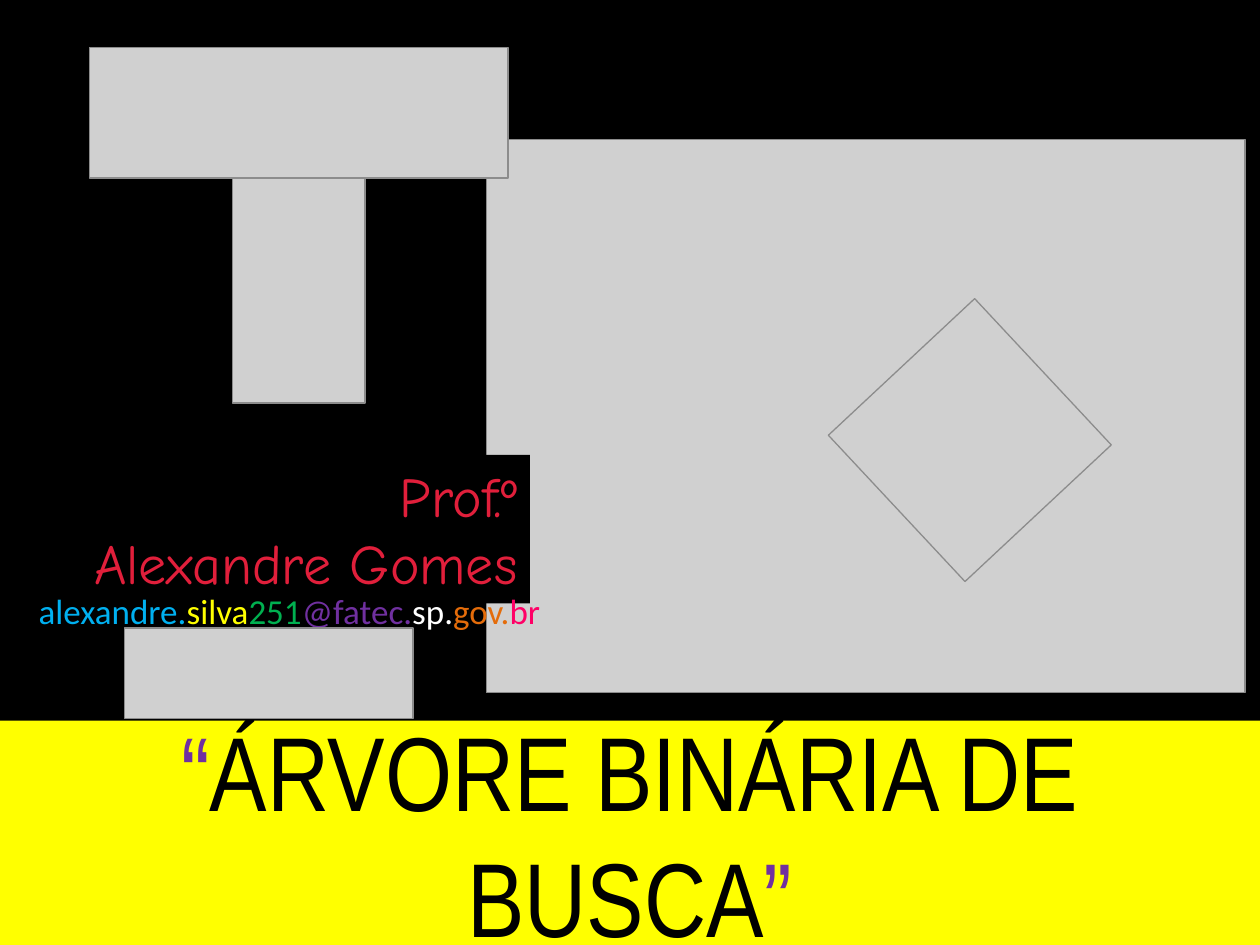
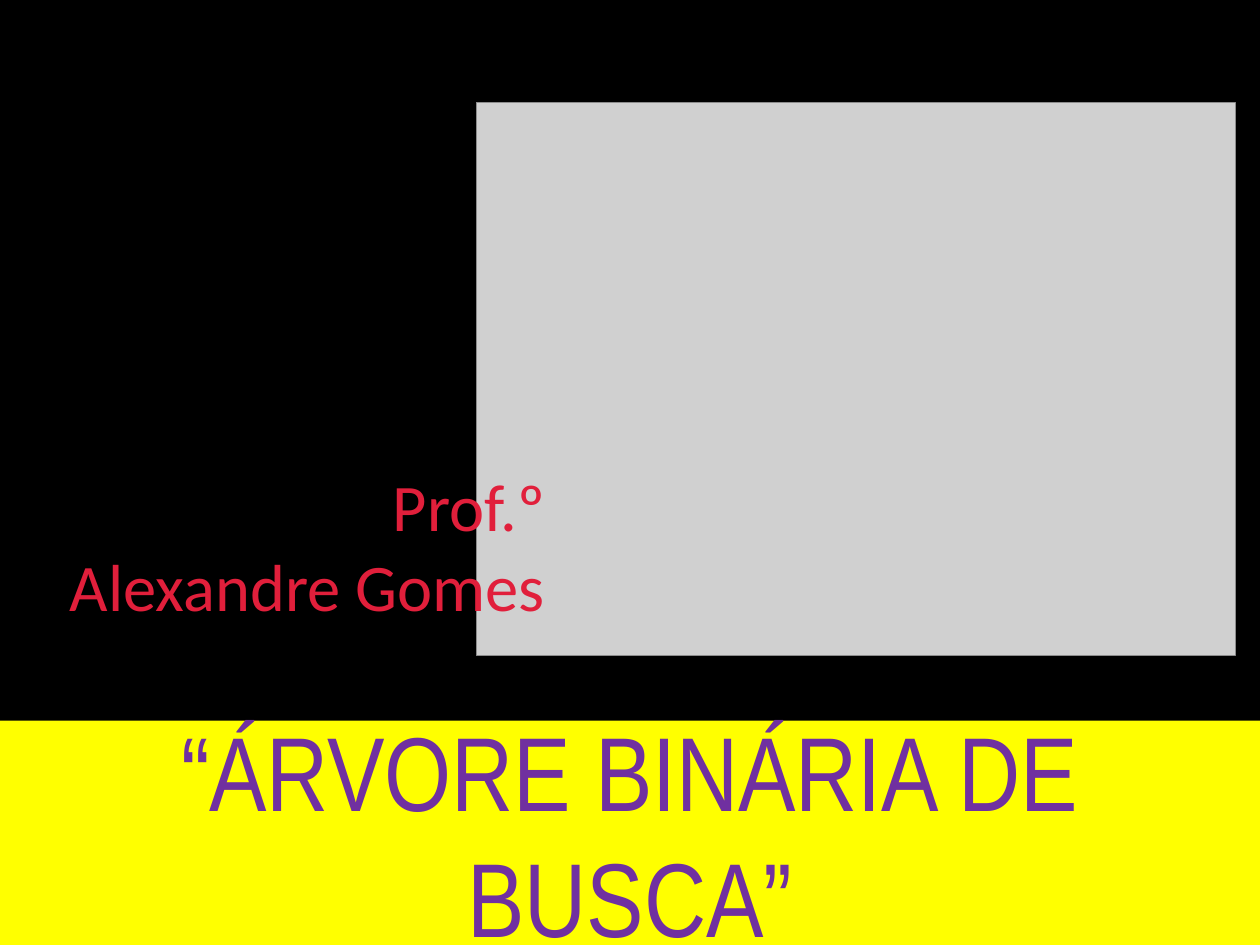
Before and after one commit to XandyGomes/3ADS_EstruturaDados-2026-2, a slide deck: slide 1 of Slides/13-Árvore-Binária-de-Busca.pptx. Drawn at 1260x945 pixels with LibreOffice and Linux fonts; fonts in the diff are those of the drawing; grey boxes stand for pictures. Boxes give left, top, right and bottom in pixels: in the first picture for what was removed or moved away, otherwise in the second. Text is boxed around its words. In the diff, an @@ line names an element or a change of style, - is before the commit and + after.

```diff
--- a/Slides/13-Árvore-Binária-de-Busca.pptx
+++ b/Slides/13-Árvore-Binária-de-Busca.pptx
@@ picture removed at box(89, 47, 508, 178) @@
@@ picture: place and size @@
-picture at box(486, 140, 1245, 693)
+picture at box(476, 102, 1235, 655)
@@ picture removed at box(233, 160, 365, 403) @@
@@ picture removed at box(828, 299, 1111, 582) @@
@@ picture removed at box(961, 380, 1061, 478) @@
@@ picture removed at box(992, 411, 1093, 510) @@
@@ text "Prof.º": place and size @@
-text "Prof.º" at box(5, 455, 530, 604)
+text "Prof.º" at box(70, 476, 545, 627)
@@ text "Prof.º" at box(70, 476, 545, 627): size 32 to 38 pt, font Comic Neue to Calibri; fill #000000 to none @@
@@ picture removed at box(955, 452, 1055, 550) @@
@@ text removed at box(39, 595, 541, 633) @@
-alexandre.silva251@fatec.sp.gov.br
@@ picture removed at box(125, 627, 413, 718) @@
@@ title "“ÁRVORE BINÁRIA DE BUSCA”" at box(0, 721, 1260, 945): text colour #000000 to #7030A0 @@
```
Also in this commit, not shown: 1 other slide changed, 2 slides added, 1 slide removed, 39 other files.
